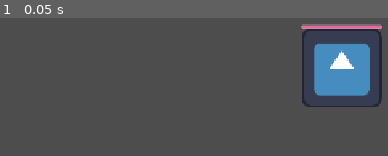
Above: before the commit, frame 1.
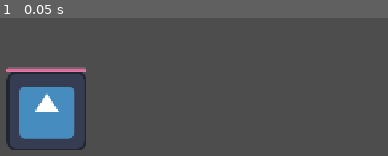
Above: after the commit, the same moment.

Repository: We-ALL-Play-Warthunder-Not-Just-Me/verySeriousSpinningCottonCandyGame
Game: Godot game, scene res://main_game.tscn
The game is run twice, just before and just after one commit, with the same random seed, the same clock (stepped at 60 frames per second) and the same inputs. The engine's default icon, where the game draws it, is replaced by a stand-in: a white triangle on a blue panel in a dark square.
Inputs:
- Up to frame 1 (0.05 s): no input

The runs differ from the first frame. In frame 1, 15% of the frame differs, in the area x 1-99%, y 4-96%.

Commit message:
adjusted position of test enemy to be centered

Diff:
--- a/main_game.tscn
+++ b/main_game.tscn
@@ -5,4 +5,4 @@
 [node name="MainGame" type="Node" unique_id=2037128485]
 
 [node name="TestEnemy1" parent="." unique_id=161224678 instance=ExtResource("1_1oj5k")]
-position = Vector2(1110, 320)
+position = Vector2(638, 389)
